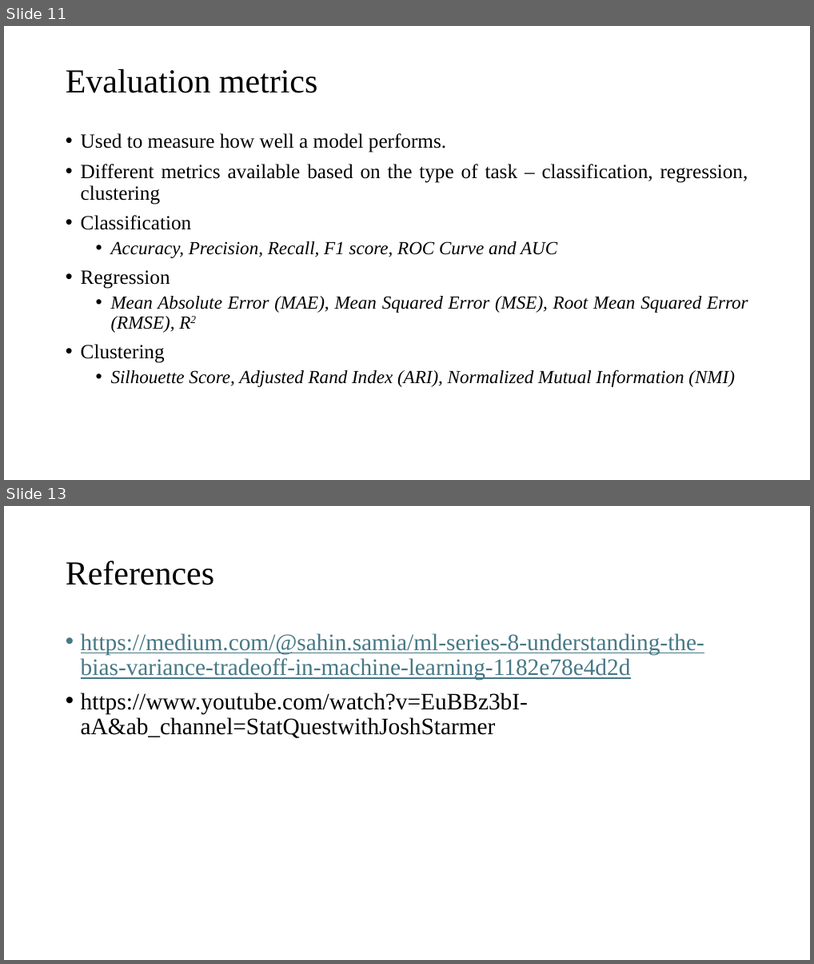
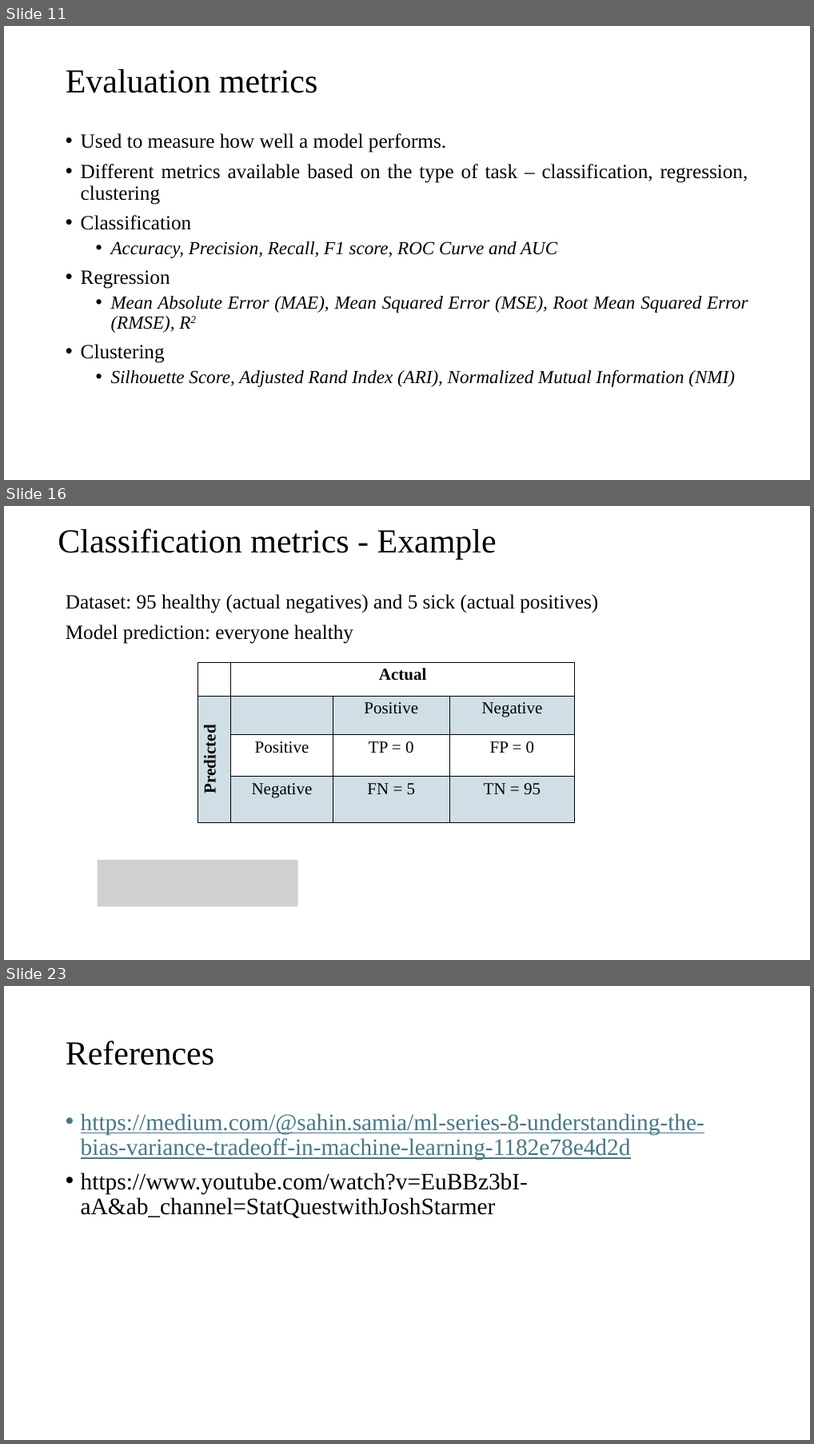
Before and after one commit to gurungdipen/ML_2025, a slide deck: Module 1/Performance evaluation.pptx. Shown one above the other, each under a label of ours: slides 11 and 13 before the commit, slides 11, 16 and 23 after it; the slides between them are not shown. The pictures are 814x964 and 814x1444 pixels, drawn with LibreOffice and Linux fonts; fonts in the diff are those of the drawing; grey boxes stand for pictures. Boxes give left, top, right and bottom in pixels: in the first picture for what was removed or moved away, otherwise in the second. Text is boxed around its words. In the diff, an @@ line names an element or a change of style, - is before the commit and + after.

```diff
--- a/Module 1/Performance evaluation.pptx
+++ b/Module 1/Performance evaluation.pptx
@@ slide 16 added at box(4, 506, 810, 960), background #FFFFFF @@
@@ title added at box(58, 528, 497, 559), 40 pt, text #000000 @@
+Classification metrics - Example
@@ text added at box(66, 594, 598, 644), 24 pt, text #000000 @@
+Dataset: 95 healthy (actual negatives) and 5 sick (actual positives)
+Model prediction: everyone healthy
@@ table added at box(198, 662, 575, 822), 4 rows, 4 columns @@
+ | Actual |  | 
+Predicted |  | Positive | Negative
+ | Positive | TP = 0 | FP = 0
+ | Negative | FN = 5 | TN = 95
@@ picture added at box(97, 860, 298, 907) @@
@@ what was slide 13 is now slide 23 @@
```
Also in this commit, not shown: 10 other slides added, 1 slide removed.
